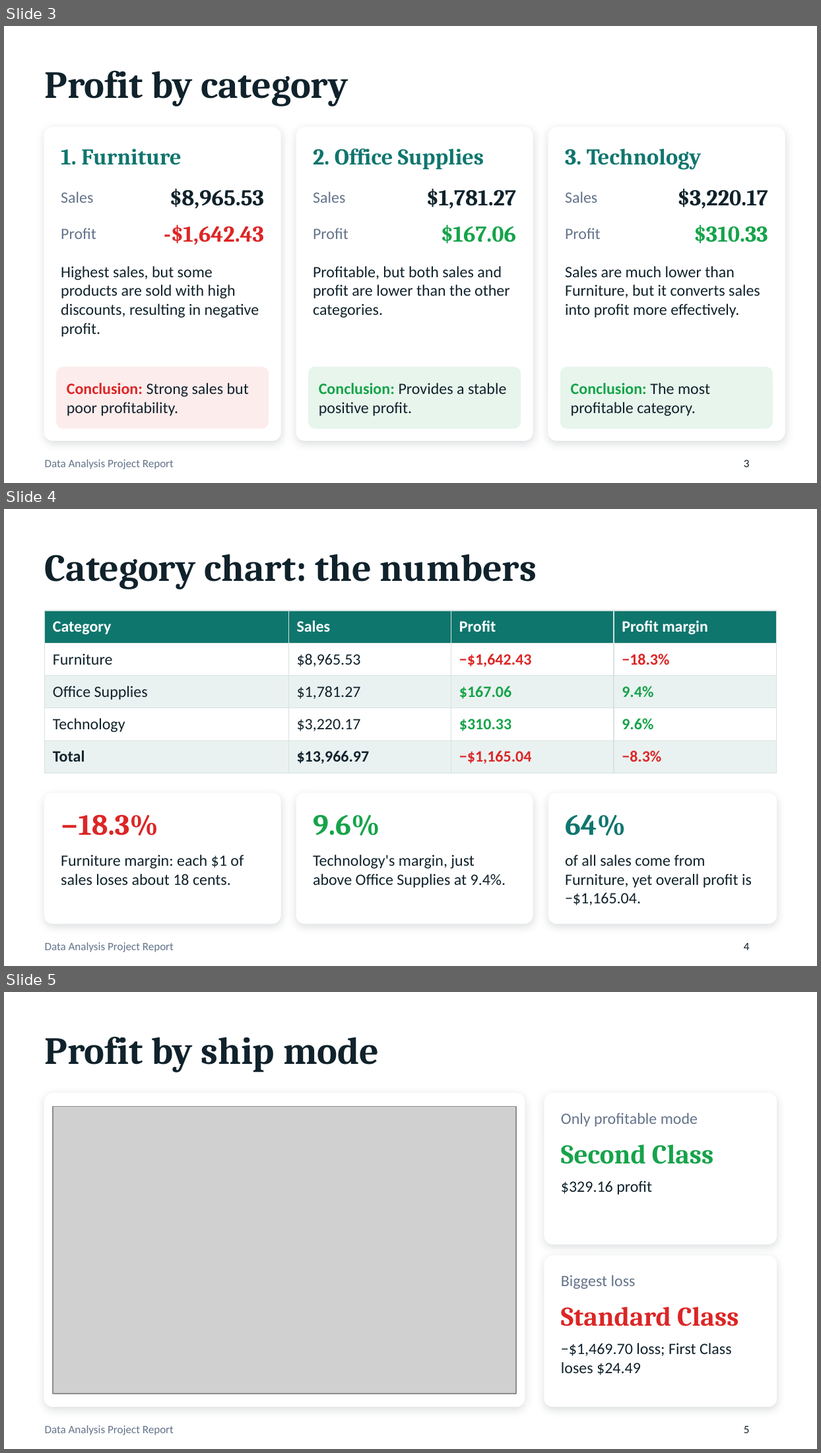
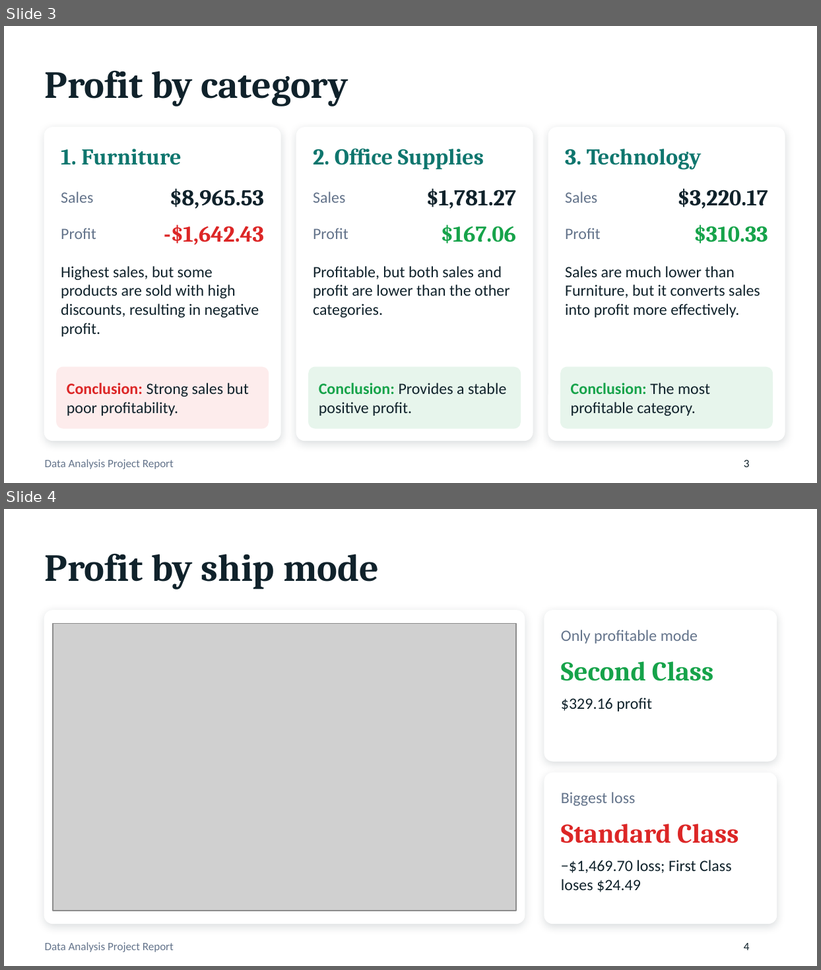
Before and after one commit to fahim-yadgir/sales-and-profit-analysis, a slide deck: Data_Analysis_Project_Report.pptx. Shown one above the other, each under a label of ours: slides 3, 4 and 5 before the commit, slides 3 and 4 after it. The pictures are 821x1453 and 821x970 pixels, drawn with LibreOffice and Linux fonts; fonts in the diff are those of the drawing; grey boxes stand for pictures; background and template pictures are left out. Boxes give left, top, right and bottom in pixels: in the first picture for what was removed or moved away, otherwise in the second. Text is boxed around its words. In the diff, an @@ line names an element or a change of style, - is before the commit and + after.

Commit message:
update in slides

```diff
--- a/Data_Analysis_Project_Report.pptx
+++ b/Data_Analysis_Project_Report.pptx
@@ slide 4 removed at (4,509,817,966), background picture (left out); not listed: 1 template element that a slide beside it also shows @@
@@ title removed at (45,554,537,590) @@
-Category chart: the numbers
@@ table removed at (45,611,776,773), 5 rows, 4 columns @@
-Category | Sales | Profit | Profit margin
-Furniture | $8,965.53 | −$1,642.43 | −18.3%
-Office Supplies | $1,781.27 | $167.06 | 9.4%
-Technology | $3,220.17 | $310.33 | 9.6%
-Total | $13,966.97 | −$1,165.04 | −8.3%
@@ rounded rectangle removed at (45,793,281,923) @@
@@ rounded rectangle removed at (297,793,533,923) @@
@@ rounded rectangle removed at (548,793,776,923) @@
@@ text removed at (61,815,158,836) @@
-−18.3%
@@ text removed at (313,815,380,836) @@
-9.6%
@@ text removed at (565,815,626,836) @@
-64%
@@ text removed at (61,855,244,885) @@
-Furniture margin: each $1 of sales loses about 18 cents.
@@ text removed at (313,855,506,888) @@
-Technology's margin, just above Office Supplies at 9.4%.
@@ text removed at (565,855,752,906) @@
-of all sales come from Furniture, yet overall profit is −$1,165.04.
@@ page number removed at (744,943,750,951) @@
-4
@@ what was slide 5 is now slide 4 @@
@@ page number at (744,943,750,951): text changed @@
-5
+4
```
